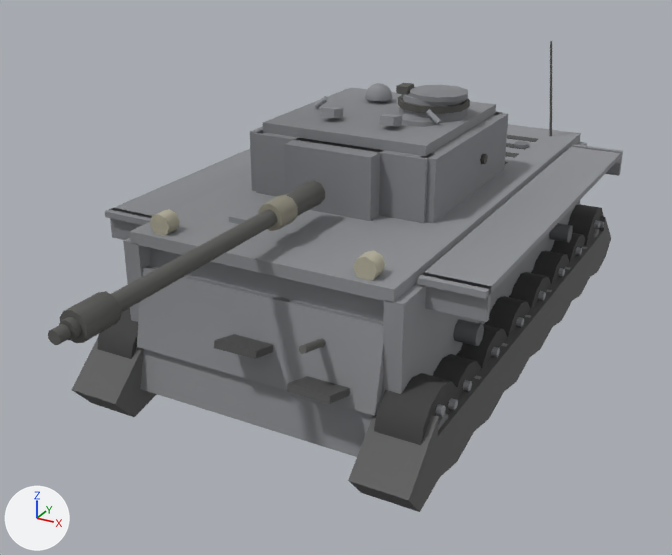
Two versions of the glTF model client/assets/models/pz3.glb, one commit apart.
One viewpoint serves both versions: a camera (50 mm lens) standing at (4.23, -8.94, 5.0) and looking at (-0.05, -1.15, 1.11). Every picture has the same lights, and +X, +Y and +Z are marked at lower left. The first picture is the older version. Where no turn or scale is listed for an object, it has been applied to the vertices. Vertices at exactly the same position are counted once.

Script lines for the objects in view, before the commit:
```python
me_mesh_10 = bpy.data.meshes.new('Mesh_10')
me_mesh_10.from_pydata(...)  # 148 vertices, 248 faces; spans x -0.24..0.24, y -0.407..0.407, z -0.407..0.407
me_mesh_10.materials.append(mat_wheel10_mat)
me_mesh_16 = bpy.data.meshes.new('Mesh_16')
me_mesh_16.from_pydata(...)  # 160 vertices, 296 faces; spans x -1.79..1.79, y -3.3..3.3, z 0.1..1.13
me_mesh_16.materials.append(mat_tracks_mat)
me_mesh_18 = bpy.data.meshes.new('Mesh_18')
me_mesh_18.from_pydata(...)  # 80 vertices, 132 faces; spans x -1.28..1.28, y -3.19..-1.8, z 0.3..1.97
me_mesh_18.materials.append(mat_glacis_mat)
# before: 0 (1.28, -2.54, 1.86), 1 (1.28, -2.94, 0.36), 2 (1.28, -2.35, 1.8), 3 (1.28, -2.75, 0.3), 4 (-1.28, -2.35, 1.8)
# before: 5 (-1.28, -2.75, 0.3), 6 (-1.28, -2.54, 1.86), 7 (-1.28, -2.94, 0.36)
me_mesh_21 = bpy.data.meshes.new('Mesh_21')
me_mesh_21.from_pydata(...)  # 76 vertices, 124 faces; spans x -1.36..1.36, y -2.75..2.75, z 1.79..1.96
me_mesh_21.materials.append(mat_hulltop_mat)
# before: 0 (1.36, -2.75, 1.91) at pixel (394, 289), 1 (1.36, -2.75, 1.79) at pixel (393, 303), 6 (-1.36, -2.75, 1.91) at pixel (129, 231), 7 (-1.36, -2.75, 1.79) at pixel (130, 243)
ob_glacis = bpy.data.objects.new('glacis', me_mesh_18)
ob_glacis.location = (0.0, 0.0, 0.0)
ob_hulltop = bpy.data.objects.new('hullTop', me_mesh_21)
ob_hulltop.location = (0.0, 0.0, 0.0)
ob_tracks = bpy.data.objects.new('tracks', me_mesh_16)
ob_tracks.location = (0.0, 0.0, 0.0)
ob_wheel10 = bpy.data.objects.new('wheel10', me_mesh_10)
ob_wheel10.location = (1.52, 0.37, 0.48)
# also in view: 'wheel12' at (1.52, -1.11, 0.48); 'turretRoof' at (0.0, -0.2, 2.75); 'lowerPlate' at (0.0, -2.72, 1.15); 'turretSide' at (0.0, -0.2, 2.2); 'mantlet' at (0.0, -1.28, 2.22)
```
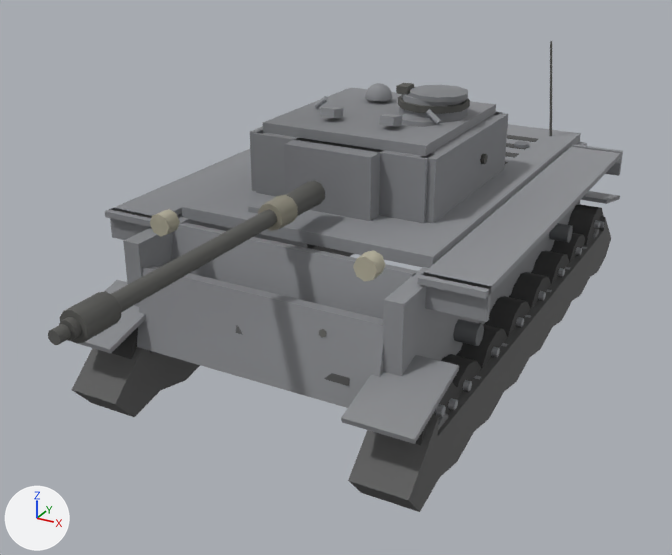
Location of each change, (x1, y1, x2, y2) in pixels of the pictures (672 x 555 px; the box of a moved part takes in the faces that stretch with it):
'tracks', reshaped (8% taller)
    before: (72, 216, 611, 512)
    after: (67, 191, 620, 512)
'glacis', reshaped
    before: (140, 207, 384, 457)
    after: (171, 198, 417, 386)
'hullTop', reshaped (12% narrower, 19% shorter)
    before: (130, 124, 581, 303)
    after: (182, 124, 581, 268)
part 1 of me_mesh_16, added
    after: (67, 191, 620, 444)
part 2 of me_mesh_18, moved or reshaped
    before: (299, 338, 326, 354)
    after: (319, 329, 326, 338)
part 3 of me_mesh_18, moved or reshaped (mostly hidden afterwards)
    before: (214, 334, 274, 359)
    after: (236, 325, 243, 335)
part 4 of me_mesh_18, moved or reshaped
    before: (287, 376, 350, 404)
    after: (324, 373, 350, 386)
part 5 of me_mesh_18, moved or reshaped
    before: (140, 248, 384, 457)
    after: (171, 223, 417, 319)
'wheel14', unchanged, covered by the edit
    before: (374, 373, 458, 445)
    after: (415, 382, 458, 445)

Diff of the bpy script that builds the scene:
```diff
--- a/client/assets/models/pz3.glb.py
+++ b/client/assets/models/pz3.glb.py
@@ me_mesh_16 @@
 # used by ob_tracks; location = (0.0, 0.0, 0.0)
-me_mesh_16.from_pydata(...)  # 160 vertices, 296 faces; spans x -1.79..1.79, y -3.3..3.3, z 0.1..1.13
+me_mesh_16.from_pydata(...)  # 192 vertices, 344 faces; spans x -1.84..1.84, y -3.34..3.3, z 0.1..1.22
+# me_mesh_16 part 1
+# 16 vertices are added at x -1.84..1.2, y -3.34..3.3, z 0.94..1.22
+# 16 new vertices lie (0.64, 0.0, 0.0) away from vertices in x -1.84..1.2, y -3.34..3.3, z 0.94..1.22
+# 48 new faces join them
 me_mesh_16.materials.append(mat_tracks_mat)
@@ me_mesh_18 @@
 # used by ob_glacis; location = (0.0, 0.0, 0.0)
-me_mesh_18.from_pydata(...)  # 80 vertices, 132 faces; spans x -1.28..1.28, y -3.19..-1.8, z 0.3..1.97
+me_mesh_18.from_pydata(...)  # 80 vertices, 132 faces; spans x -1.28..1.28, y -2.86..-1.47, z 0.52..1.97
+# me_mesh_18 part 2: the loose piece of 14 vertices spanning x 0.67..0.74, y -3.11..-2.66, z 1.22..1.41 is moved by (0.0, 0.33, 0.0)
+# me_mesh_18 part 3: the loose piece of 8 vertices spanning x -0.21..0.25, y -3.14..-2.33, z 0.97..1.25 is moved by (0.0, 0.33, 0.0)
+# me_mesh_18 part 4: the loose piece of 8 vertices spanning x 0.59..1.04, y -3.19..-2.39, z 0.77..1.05 is moved by (0.0, 0.33, 0.0)
+# me_mesh_18 part 5
+for i in [0, 2, 4, 6]: me_mesh_18.vertices[i].co += Vector((0.0, 0.33, -0.03))
+for i in [1, 3, 5, 7]: me_mesh_18.vertices[i].co += Vector((0.0, 0.39, 0.22))
+# other edits to the shape of me_mesh_18 do not show in these pictures
 me_mesh_18.materials.append(mat_glacis_mat)
@@ me_mesh_21 @@
 # used by ob_hulltop; location = (0.0, 0.0, 0.0)
-me_mesh_21.from_pydata(...)  # 76 vertices, 124 faces; spans x -1.36..1.36, y -2.75..2.75, z 1.79..1.96
+me_mesh_21.from_pydata(...)  # 76 vertices, 124 faces; spans x -1.36..1.36, y -1.97..2.75, z 1.79..1.96
+# me_mesh_21 part 6
+for i in [0, 1, 6, 7]: me_mesh_21.vertices[i].co += Vector((0.0, 0.78, 0.0))
 me_mesh_21.materials.append(mat_hulltop_mat)
```
